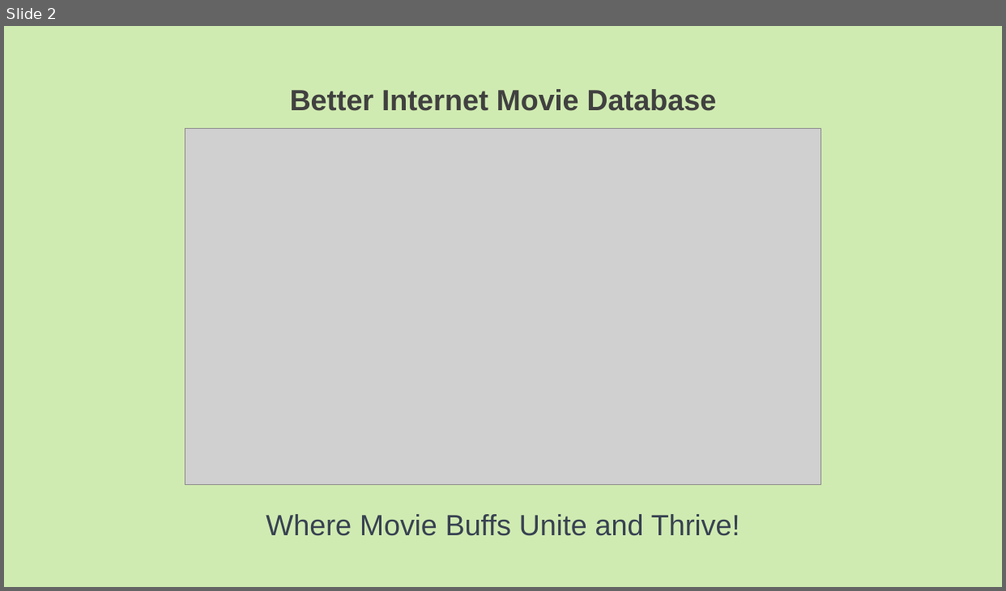
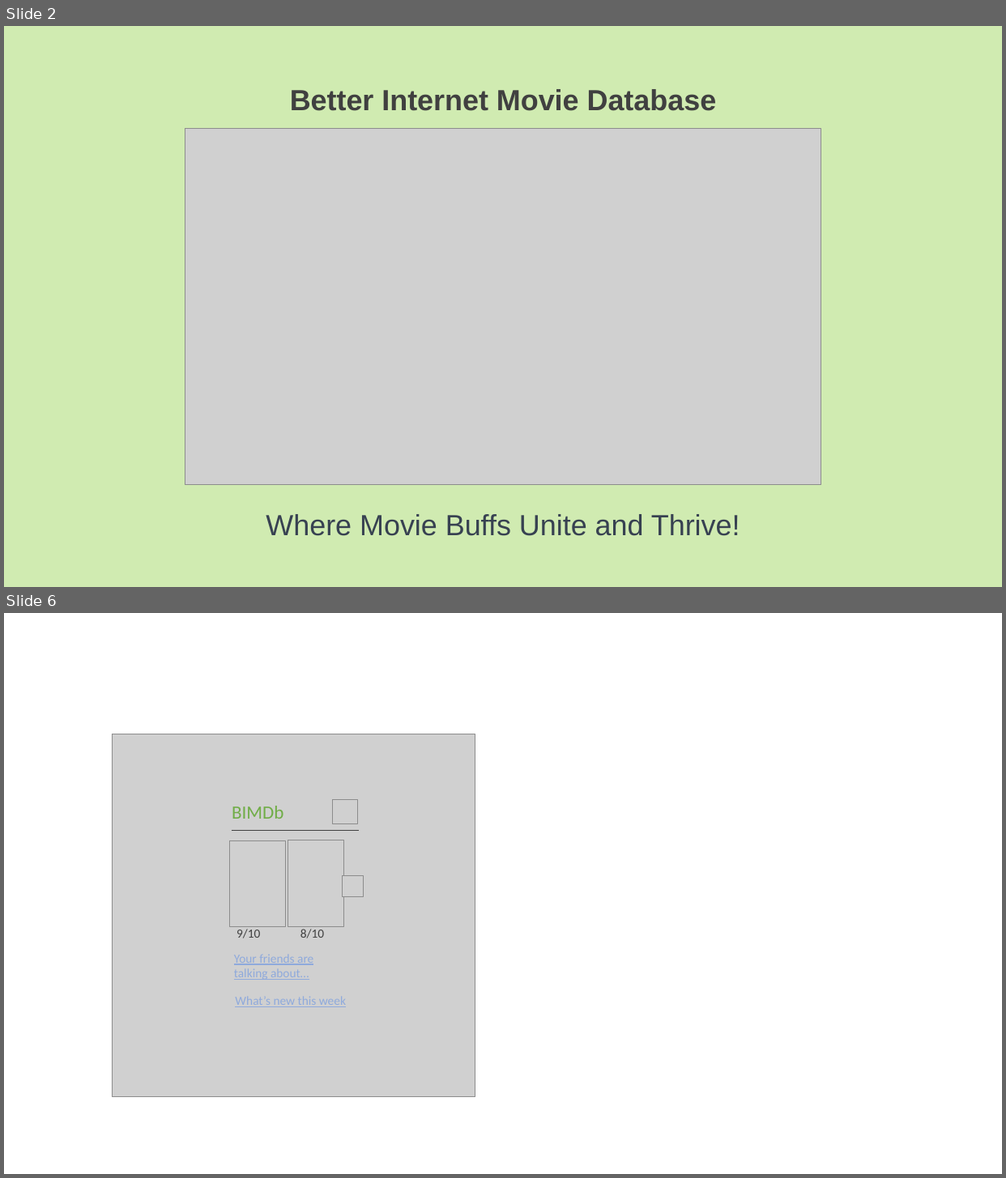
Before and after one commit to YvesBraendli/BIMDB_PM4, a slide deck: docs/assets/img/BIMDB_Banner.pptx. Shown one above the other, each under a label of ours: slide 2 before the commit, slides 2 and 6 after it; the slides between them are not shown. The pictures are 1006x591 and 1006x1178 pixels, drawn with LibreOffice and Linux fonts; fonts in the diff are those of the drawing; grey boxes stand for pictures; background and template pictures are left out. Boxes give left, top, right and bottom in pixels: in the first picture for what was removed or moved away, otherwise in the second. Text is boxed around its words. In the diff, an @@ line names an element or a change of style, - is before the commit and + after.

```diff
--- a/docs/assets/img/BIMDB_Banner.pptx
+++ b/docs/assets/img/BIMDB_Banner.pptx
@@ slide 6 added at <box>4,613,1002,1174</box>, background #FFFFFF @@
@@ picture added at <box>113,735,475,1097</box> @@
@@ text added at <box>232,806,283,819</box>, 18 pt, text #70AD47 @@
+BIMDb
@@ picture added at <box>333,800,357,825</box> @@
@@ line added from (232, 831) to (359, 831), #404040 0.5 pt @@
@@ picture added at <box>229,841,286,927</box> @@
@@ picture added at <box>288,841,344,927</box> @@
@@ picture added at <box>343,875,364,897</box> @@
@@ text added at <box>236,929,260,939</box>, 12 pt, text #404040 @@
+9/10
@@ text added at <box>300,929,324,939</box>, 12 pt, text #404040 @@
+8/10
@@ text added at <box>234,955,313,980</box>, 12 pt, text #8FAADC, underline @@
+Your friends are talking about…
@@ text added at <box>235,996,346,1007</box>, 12 pt, text #8FAADC, underline @@
+What’s new this week
```
Also in this commit, not shown: 3 other slides added, 11 other files.
